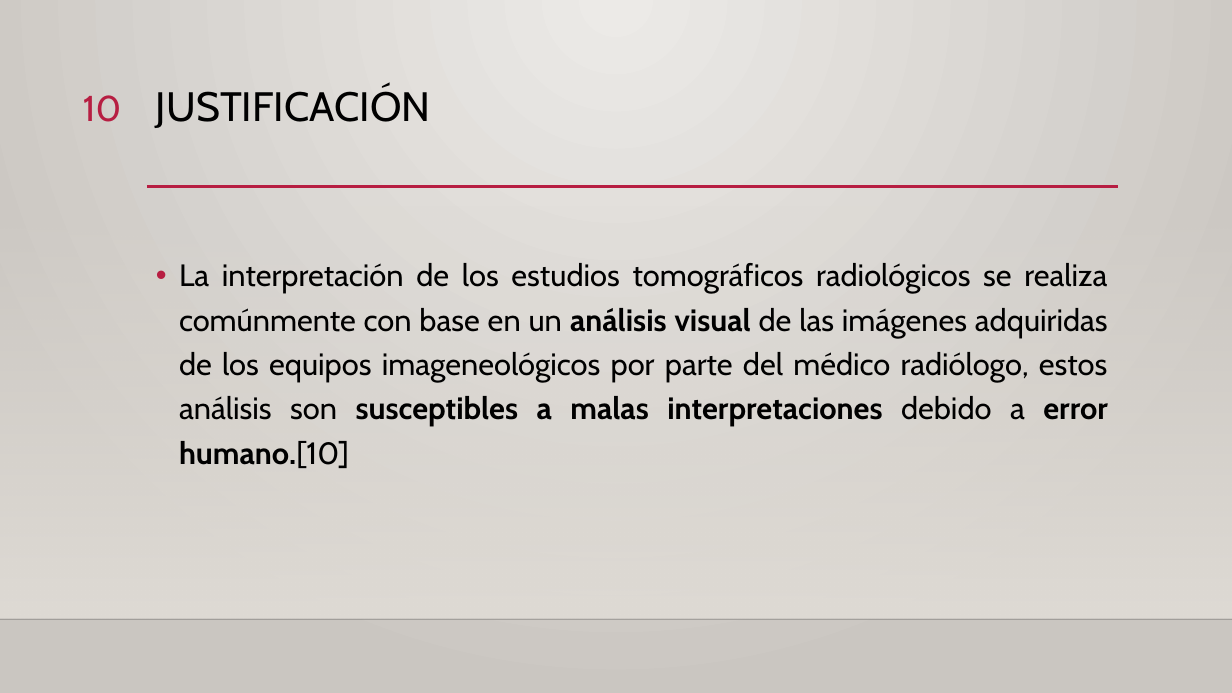
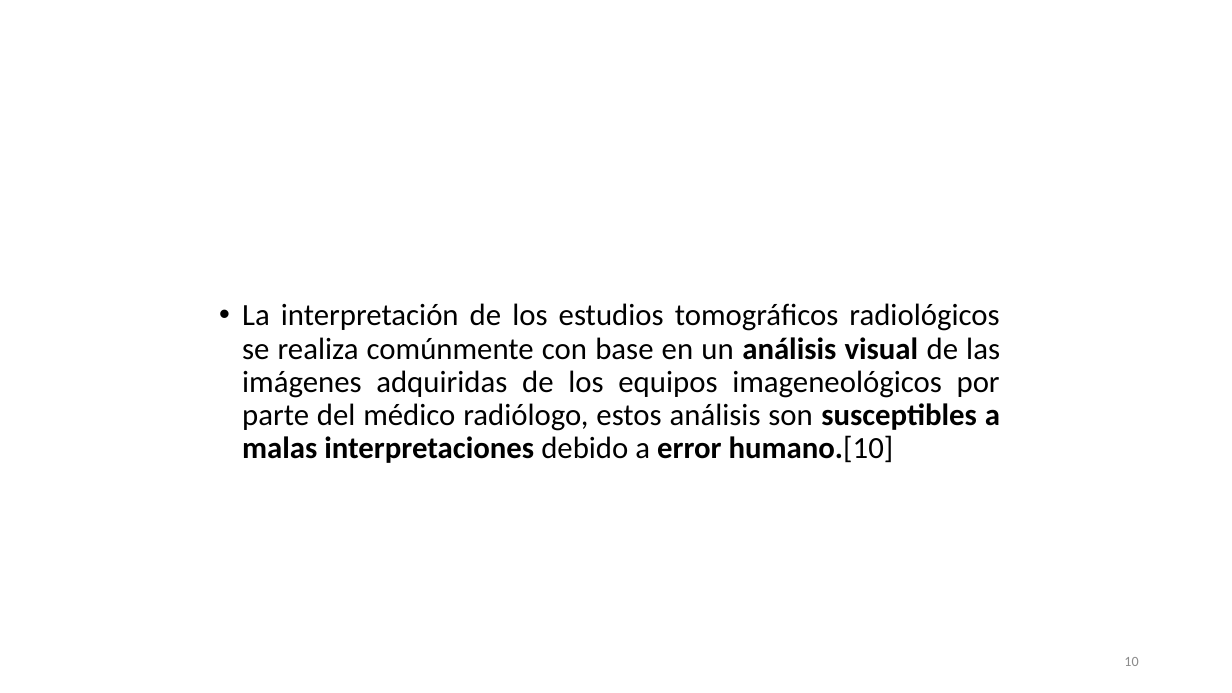
Before and after one commit to garo9521/Trabajo-Terminal, a slide deck: slide 10 of Documento/Final_Presentacion.pptx. Drawn at 1232x693 pixels with LibreOffice and Linux fonts; fonts in the diff are those of the drawing; background and template pictures are left out. Boxes give left, top, right and bottom in pixels: in the first picture for what was removed or moved away, otherwise in the second. Text is boxed around its words. In the diff, an @@ line names an element or a change of style, - is before the commit and + after.

```diff
--- a/Documento/Final_Presentacion.pptx
+++ b/Documento/Final_Presentacion.pptx
@@ background gradient #ECEAE7 to #CAC7C1 to picture (left out) @@
@@ title "Justificación" at <box>120,0,1183,134</box>: vertical alignment top to middle @@
@@ title at <box>156,87,431,128</box>: text changed; size 32 to 44 pt; font Cabin to Calibri; text colour #000000 to #FFFFFF; bold on @@
-JUSTIFICACIÓN
+Justificación
@@ rectangle removed at <box>0,204,1232,619</box> @@
@@ line removed from (147, 187) to (1118, 187) @@
@@ text "La interpretación de los estudios ...": place and size @@
-text "La interpretación de los estudios ..." at <box>179,263,1108,468</box>
+text "La interpretación de los estudios ..." at <box>242,303,1000,463</box>
@@ text "La interpretación de los estudios ..." at <box>242,303,1000,463</box>: font Cabin to Calibri; line spacing 1.2 to 0.9 @@
@@ line removed from (0, 619) to (1232, 619) @@
@@ page number: place and size @@
-page number at <box>83,95,121,122</box>
+page number at <box>1124,657,1138,666</box>
@@ page number at <box>1124,657,1138,666</box>: size 28 to 11 pt, font Cabin to Calibri, text colour #B71E42 to #8C8C8C; vertical alignment top to middle @@
```
Also in this commit, not shown: 26 other slides changed, 1 slide added, 1 slide removed.
